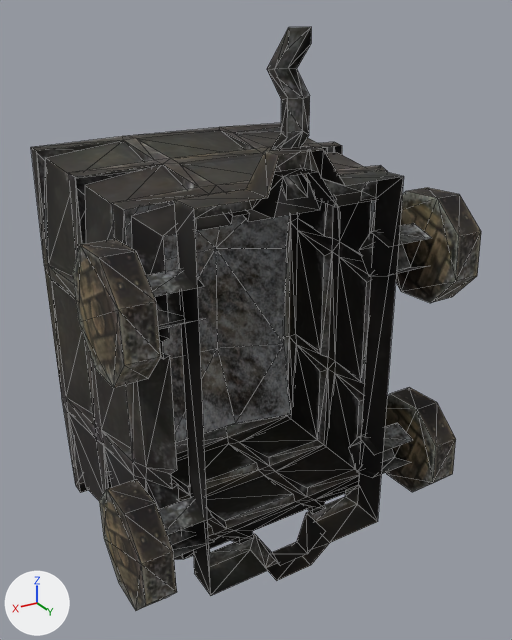
What one commit did to the OBJ model sceneobjs/zhanchang_fuben_194/zhanchang_fuben_194_kuangche_01b.obj.
Before and after are seen from a 50 mm lens placed at (84.0, 110.9, 69.5), pointed at (-2.9, -33.9, -2.9). Every picture has the same lights, and +X, +Y and +Z are marked at lower left. Mesh edges are drawn as thin lines. Where no turn or scale is listed for an object, it has been applied to the vertices. Vertices at the same position are counted once.

Names of what the first picture shows: 'zhanchang_fuben_194_kuangche_01b'.
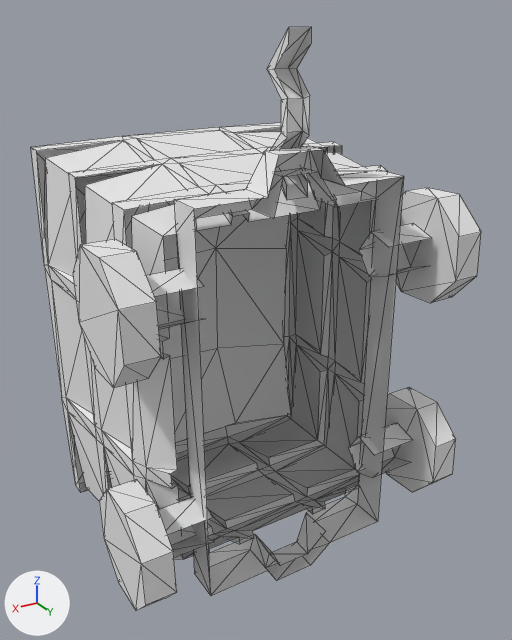
Boxes [x1, y1, x2, y2] around the edits, measured in the pictures (512 x 640 px):
part 1 of me_zhanchang_fuben_194_kuangche_01b, recoloured (black to grey): [124, 194, 291, 442] in both
part 2 of me_zhanchang_fuben_194_kuangche_01b, recoloured (black to grey): [31, 27, 481, 611] in both

Edits to the bpy script that builds the scene:
```text
Add mat_material_1_1:
    mat_material_1_1 = principled_material('material_1')
    mat_material_1_1.base_color = (0.8, 0.8, 0.8)  # white #e7e7e7
    mat_material_1_1.roughness = 1.0
Add mat_material_2_1:
    mat_material_2_1 = principled_material('material_2')
    mat_material_2_1.base_color = (0.8, 0.8, 0.8)  # white #e7e7e7
    mat_material_2_1.roughness = 1.0
Change me_zhanchang_fuben_194_kuangche_01b:
    where me_zhanchang_fuben_194_kuangche_01b.from_pydata(...)  # 408 vertices, 636 faces; spans x -45.5..45.3, y -73.7..-0.3, z -67.4..67.4
    used by ob_zhanchang_fuben_194_kuangche_01b; location = (0.0, 0.0, 0.0)
    me_zhanchang_fuben_194_kuangche_01b part 1: all 18 faces that had it switch from mat_material_2 (picture img_zhanchang_fuben_194_kuangche_01a_2_png) to mat_material_2_1 (white #e7e7e7)
    me_zhanchang_fuben_194_kuangche_01b part 2: all 618 faces that had it switch from mat_material_1 (picture img_zhanchang_fuben_194_kuangche_01a_1_png) to mat_material_1_1 (white #e7e7e7)
```
